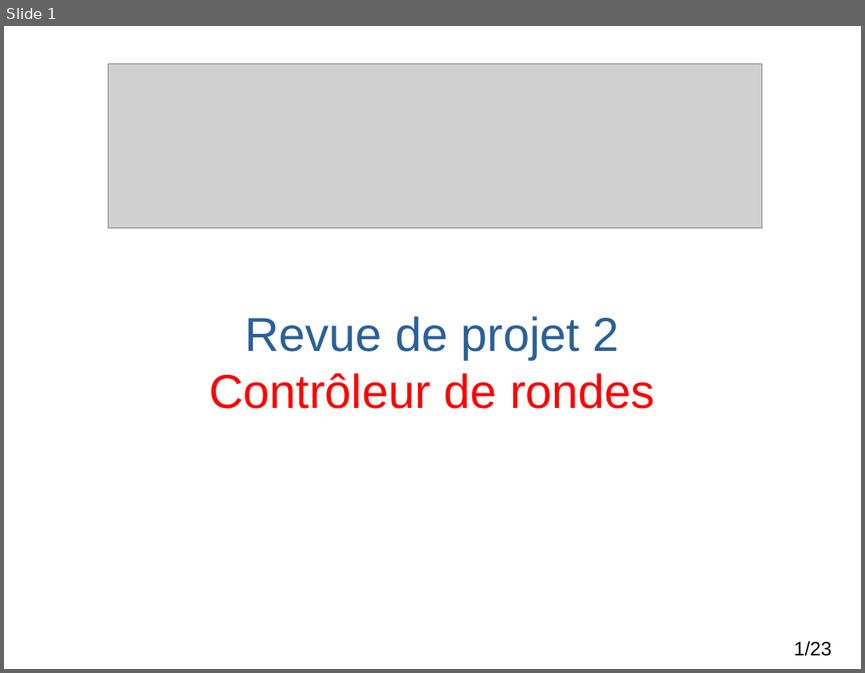
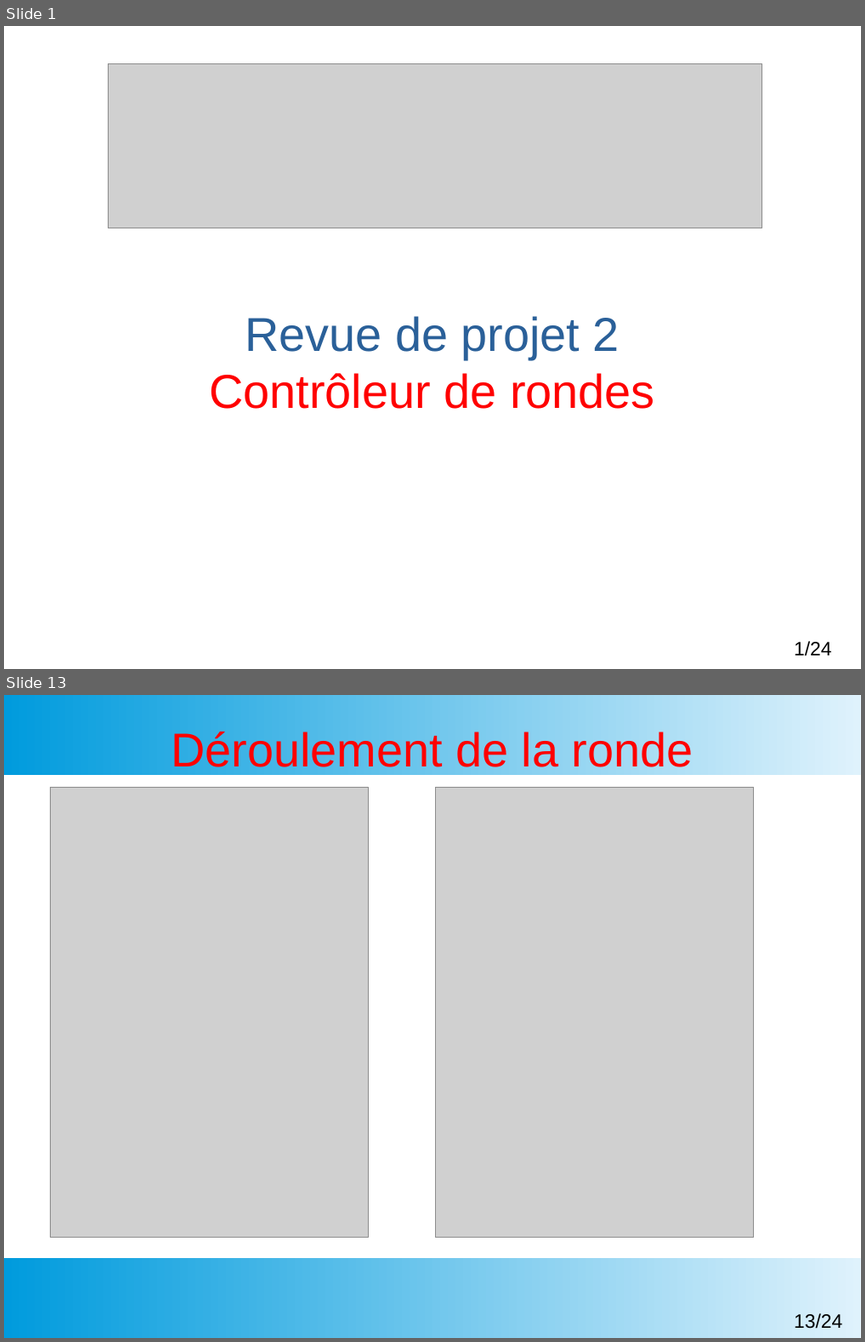
Before and after one commit to msoulard/ControleurDeRondes, a slide deck: Diapos/DiapoRevue2.odp. Shown one above the other, each under a label of ours: slide 1 before the commit, slides 1 and 13 after it; the slides between them are not shown. The pictures are 865x673 and 865x1342 pixels, drawn with LibreOffice and Linux fonts; fonts in the diff are those of the drawing; grey boxes stand for pictures; background and template pictures are left out. Boxes give left, top, right and bottom in pixels: in the first picture for what was removed or moved away, otherwise in the second. Text is boxed around its words. In the diff, an @@ line names an element or a change of style, - is before the commit and + after.

```diff
--- a/Diapos/DiapoRevue2.odp
+++ b/Diapos/DiapoRevue2.odp
@@ slide 13 added at (4, 695, 861, 1338), background #FFFFFF @@
@@ rectangle added at (4, 695, 861, 775), fill gradient #DFF2FC to #009BDD @@
@@ title added at (171, 729, 693, 775), 44 pt, text #FF0000 @@
+Déroulement de la ronde
@@ picture added at (50, 787, 368, 1237) @@
@@ picture added at (436, 787, 755, 1237) @@
@@ rectangle added at (4, 1258, 861, 1338), fill gradient #DFF2FC to #009BDD @@
@@ page number added at (794, 1313, 842, 1328), 18 pt, text #000000 @@
+13/24
@@ page number at (794, 641, 831, 656): text changed @@
-1/23
+1/24
```
Also in this commit, not shown: 5 slides changed, 14 other slides added, 14 slides removed, 23 other files.
